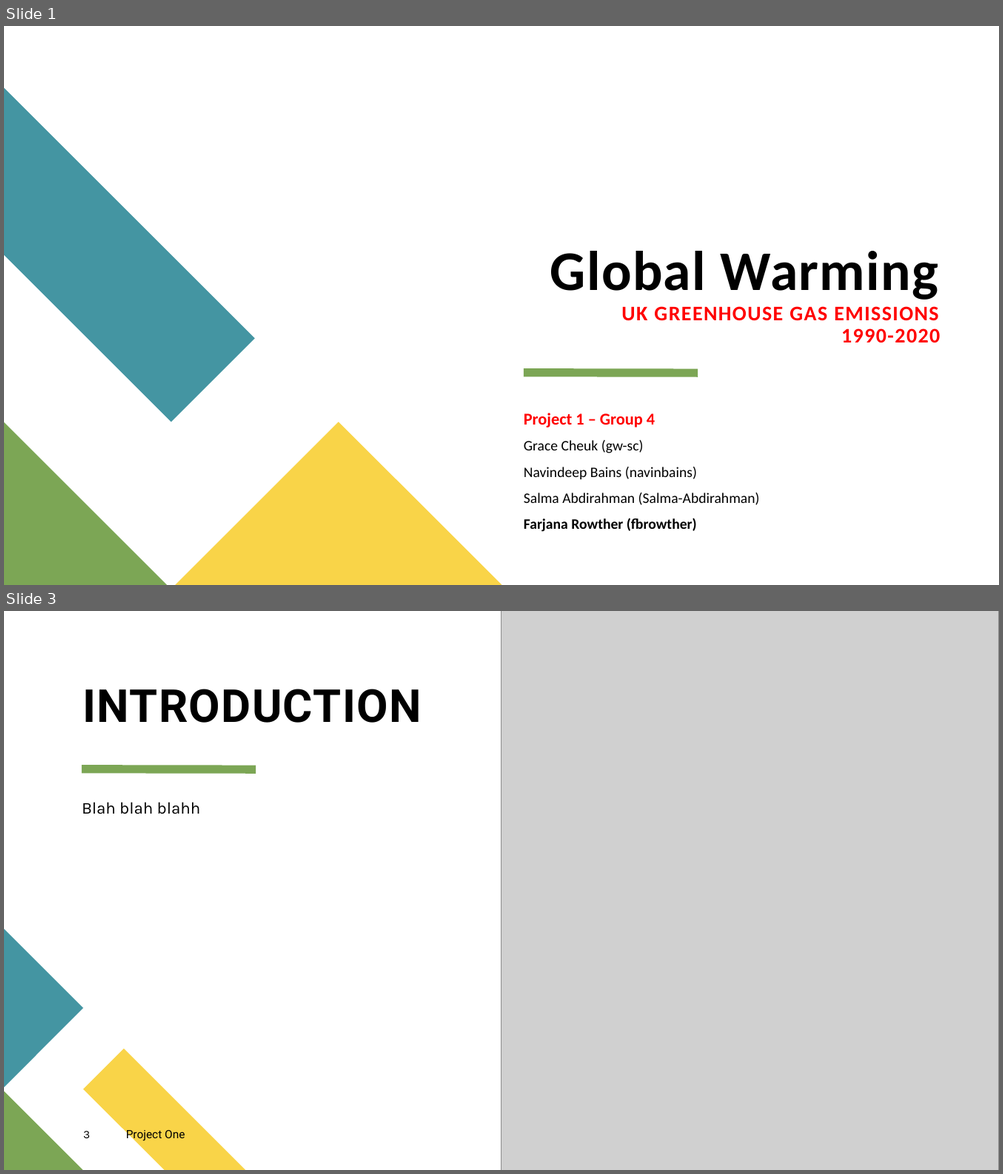
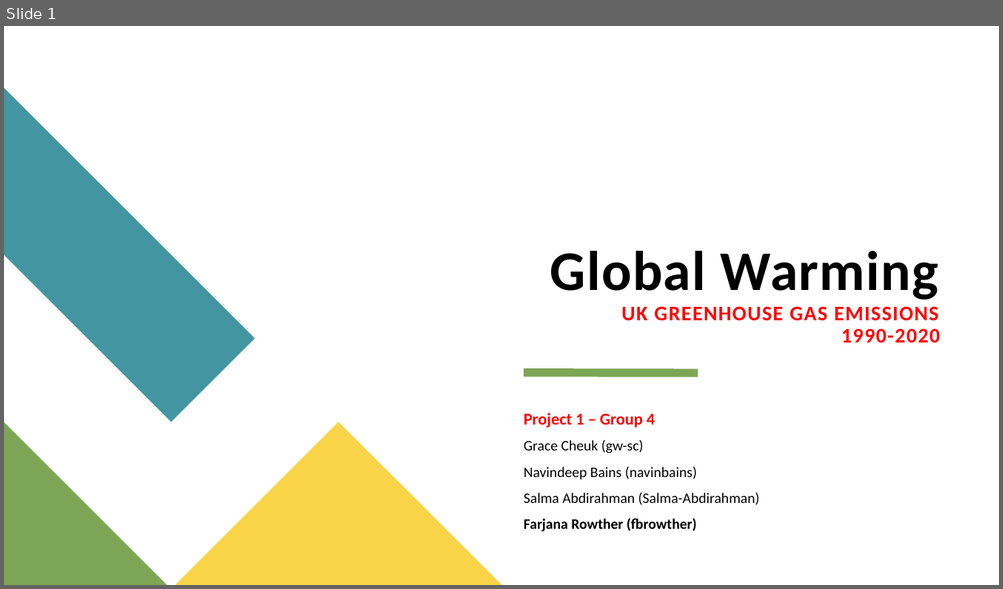
Before and after one commit to fbrowther/Global-Warming-UK-Greenhouse-Gas-Emissions, a slide deck: Project 1 FBRowther.pptx. Shown one above the other, each under a label of ours: slides 1 and 3 before the commit, slide 1 after it; the slides between them are not shown. The pictures are 1003x1174 and 1003x589 pixels, drawn with LibreOffice and Linux fonts; fonts in the diff are those of the drawing; grey boxes stand for pictures. Boxes give left, top, right and bottom in pixels: in the first picture for what was removed or moved away, otherwise in the second. Text is boxed around its words. In the diff, an @@ line names an element or a change of style, - is before the commit and + after.

```diff
--- a/Project 1 FBRowther.pptx
+++ b/Project 1 FBRowther.pptx
@@ slide 3 removed at <box>4,611,999,1170</box>, background #FFFFFF @@
@@ picture removed at <box>502,611,999,1170</box> @@
@@ title removed at <box>82,689,421,723</box> @@
-INTRODUCTION
@@ line removed from (82, 769) to (256, 769) @@
@@ text removed at <box>82,802,201,815</box> @@
-Blah blah blahh
@@ freeform shape removed at <box>4,930,83,1088</box> @@
@@ freeform shape removed at <box>83,1049,245,1170</box> @@
@@ freeform shape removed at <box>4,1091,83,1170</box> @@
@@ page number removed at <box>83,1131,90,1139</box> @@
-3
@@ text removed at <box>126,1130,185,1142</box> @@
-Project One
```
Also in this commit, not shown: 6 slides changed, 5 slides added, 1 other slide removed, 17 other files.
